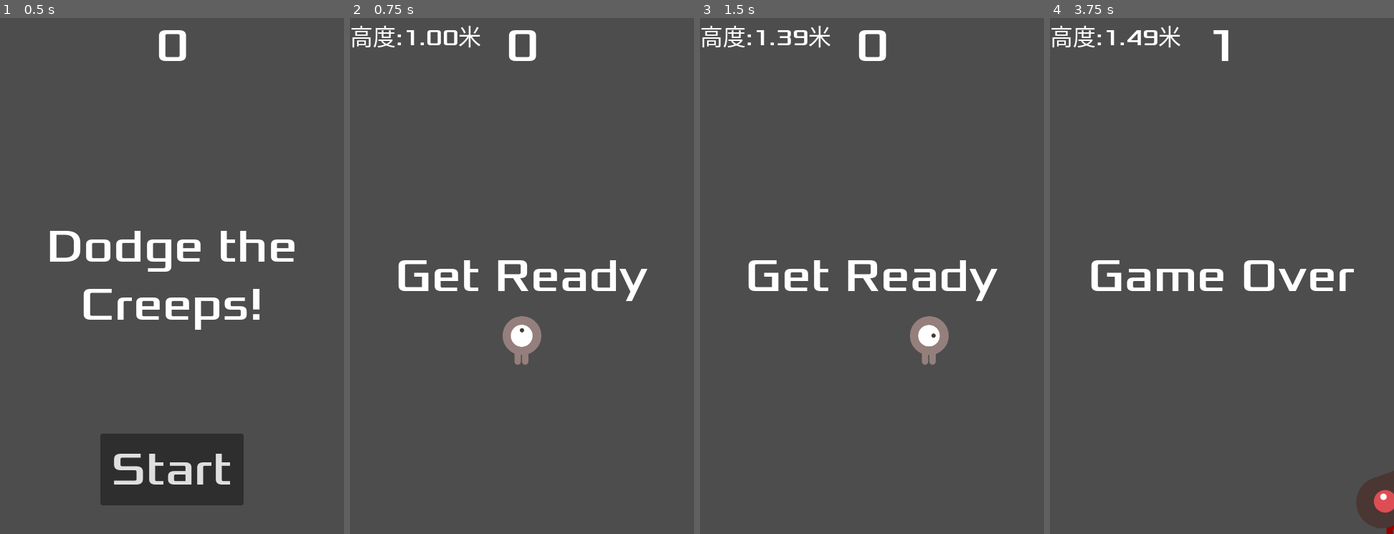
Above: before the commit, frames 1-4 (left to right).
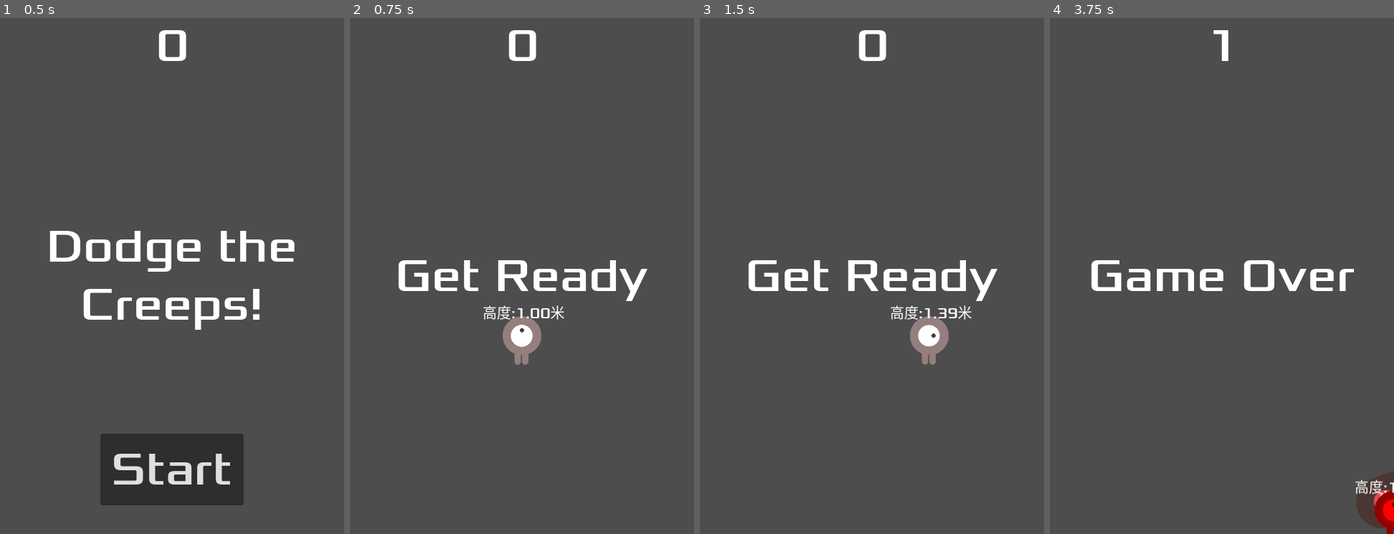
Above: after the commit, the same moments.

Repository: MClaoxin/test2D
Game: Godot game, scene res://main.tscn
Same seed, same stepped clock (60 frames per second), same inputs: the game is played once before the commit and once after it.
Inputs:
- Up to frame 1 (0.5 s): no input
- Up to frame 2 (0.75 s): click "Start" at 0.5 s
- Up to frame 3 (1.5 s): tap Enter at 1.25 s; hold Right (move_right) from 1.28 s (still down)
- Up to frame 4 (3.75 s): release Right (move_right) at 2.03 s; hold Down (move_down) 2.03-2.78 s; hold Right (move_right) 2.78-3.53 s; hold Up (move_up) from 3.53 s (still down)

Frame 1 is identical in both runs. In frame 2, 0.8% of the frame differs, in the area x 0-63%, y 1-59%; in frame 3, 0.8%; in frame 4, 1.0%, in the area x 0-100%, y 1-99%.

Commit message:
更新说明：高度属性实时显示在角色上方，且当高度大于2米时角色的碰撞检测失效

Diff:
--- a/hud.gd
+++ b/hud.gd
@@ -2,15 +2,6 @@
 
 # Notifies `Main` node that the button has been pressed
 signal start_game
-
-# Called when the node enters the scene tree for the first time.
-func _ready() -> void:
-	pass # Replace with function body.
-
-
-# Called every frame. 'delta' is the elapsed time since the previous frame.
-func _process(delta: float) -> void:
-	pass
 
 func show_message(text):
 	$Message.text = text
--- a/main.tscn
+++ b/main.tscn
@@ -1,10 +1,9 @@
-[gd_scene load_steps=7 format=3 uid="uid://dyb16oqhq7qft"]
+[gd_scene load_steps=6 format=3 uid="uid://dyb16oqhq7qft"]
 
 [ext_resource type="Script" uid="uid://dapc0rloe7ar4" path="res://main.gd" id="1_h2yge"]
 [ext_resource type="PackedScene" uid="uid://dkdyyqgepjhii" path="res://mob.tscn" id="2_1bvp3"]
 [ext_resource type="PackedScene" uid="uid://34v84cyrf8b5" path="res://player.tscn" id="3_lquwl"]
 [ext_resource type="PackedScene" uid="uid://c47hjm6dmsbkj" path="res://hud.tscn" id="4_1bvp3"]
-[ext_resource type="FontFile" uid="uid://djxn2yy1ioe1y" path="res://fonts/Xolonium-Regular.ttf" id="5_lquwl"]
 
 [sub_resource type="Curve2D" id="Curve2D_7mycd"]
 _data = {
@@ -16,8 +15,7 @@
 script = ExtResource("1_h2yge")
 mob_scene = ExtResource("2_1bvp3")
 
-[node name="Player" parent="." node_paths=PackedStringArray("height_label") instance=ExtResource("3_lquwl")]
-height_label = NodePath("../HeightLabel")
+[node name="Player" parent="." instance=ExtResource("3_lquwl")]
 
 [node name="MobTimer" type="Timer" parent="."]
 wait_time = 0.5
@@ -38,13 +36,6 @@
 
 [node name="HUD" parent="." instance=ExtResource("4_1bvp3")]
 
-[node name="HeightLabel" type="Label" parent="."]
-z_index = 100
-offset_right = 40.0
-offset_bottom = 39.0
-theme_override_fonts/font = ExtResource("5_lquwl")
-theme_override_font_sizes/font_size = 32
-
 [connection signal="hit" from="Player" to="." method="game_over"]
 [connection signal="timeout" from="MobTimer" to="." method="_on_mob_timer_timeout"]
 [connection signal="timeout" from="ScoreTimer" to="." method="_on_score_timer_timeout"]
--- a/player.gd
+++ b/player.gd
@@ -2,16 +2,14 @@
 signal hit
 
 @export var speed = 400 # How fast the player will move (pixels/sec).
-@export var height_label : Label
+@onready var height_label = $HeightLabel
 var screen_size # Size of the game window.
-var height : float = 1.0 #高度属性
+var height : float = 1.0 # The player's height in meters, starting at 1.0.
 
 func _ready():
 	screen_size = get_viewport_rect().size
 	hide()
-	#var sprite = $AnimatedSprite2D
-	#var shader_material = sprite.material
-	#shader_material.set_shader_parameter("enable_tint", true)
+	height_label.text = "高度:%.2f米" % height
 
 func _process(delta):
 	var velocity = Vector2.ZERO # The player's movement vector.
@@ -27,7 +25,7 @@
 	if velocity.length() > 0:
 		velocity = velocity.normalized() * speed
 		height += randf_range(-0.1,0.1)
-		height = clamp(height,0.0,5.0)
+		height = clamp(height,0.0,3.0)
 		height_label.text = "高度:%.2f米" % height
 		$AnimatedSprite2D.play()
 	else:
@@ -46,22 +44,32 @@
 
 
 func _on_body_entered(_body):
+	# If the player collides with a mob, check the player's height.
+	# If the player's height is less than 2.0, emit the hit signal.
 	var sprite = $AnimatedSprite2D
 	var shader_material = sprite.material
+	# Enable the shader effect when the player collides with a mob.
 	shader_material.set_shader_parameter("enable_tint", true)
-	hit.emit()
-	# Must be deferred as we can't change physics properties on a physics callback.
-	$CollisionShape2D.set_deferred("disabled", true)
-	# 停止主角移动
-	set_process(false)
-	# 暂停整个游戏
-	get_tree().paused = true
+	if height < 2.0:
+		hit.emit()
+		# Must be deferred as we can't change physics properties on a physics callback.
+		$CollisionShape2D.set_deferred("disabled", true)
+		# Disable the player's movement.
+		set_process(false)
+		# Pause the game.
+		get_tree().paused = true
+	else :
+		$CollisionShape2D.disabled = true
+		# If the player collides with a mob and their height is 2.0 or more, disable the shader effect.
+		shader_material.set_shader_parameter("enable_tint", false)
 
 func start(pos):
 	position = pos
 	var sprite = $AnimatedSprite2D
 	var shader_material = sprite.material
+	# Reset the shader effect when starting the player.
 	shader_material.set_shader_parameter("enable_tint", false)
+	# Reset the player's height.
 	height = 1.0
 	height_label.text = "高度:%.2f米" % height
 	show()
--- a/player.tscn
+++ b/player.tscn
@@ -6,6 +6,7 @@
 [ext_resource type="Texture2D" uid="uid://reiump5wo1d6" path="res://art/playerGrey_up2.png" id="2_sweqy"]
 [ext_resource type="Texture2D" uid="uid://cy4rfr28w635d" path="res://art/playerGrey_walk1.png" id="3_2hs0m"]
 [ext_resource type="Texture2D" uid="uid://nhbmwnuglhis" path="res://art/playerGrey_walk2.png" id="4_1jxqw"]
+[ext_resource type="FontFile" uid="uid://djxn2yy1ioe1y" path="res://fonts/Xolonium-Regular.ttf" id="7_1jxqw"]
 
 [sub_resource type="ShaderMaterial" id="ShaderMaterial_1jxqw"]
 shader = ExtResource("1_2hs0m")
@@ -47,6 +48,7 @@
 height = 68.0
 
 [node name="Player" type="Area2D"]
+z_index = 10
 material = SubResource("ShaderMaterial_1jxqw")
 script = ExtResource("1_sweqy")
 metadata/_edit_group_ = true
@@ -61,4 +63,14 @@
 visible = false
 shape = SubResource("CapsuleShape2D_b26j0")
 
+[node name="HeightLabel" type="Label" parent="."]
+z_index = 10
+offset_left = -55.0
+offset_top = -55.0
+offset_right = 55.0
+offset_bottom = -30.0
+theme_override_fonts/font = ExtResource("7_1jxqw")
+theme_override_font_sizes/font_size = 20
+text = "高度：1.0米"
+
 [connection signal="body_entered" from="." to="." method="_on_body_entered"]
Not shown: 1 places in player.tscn that only renumber resources
